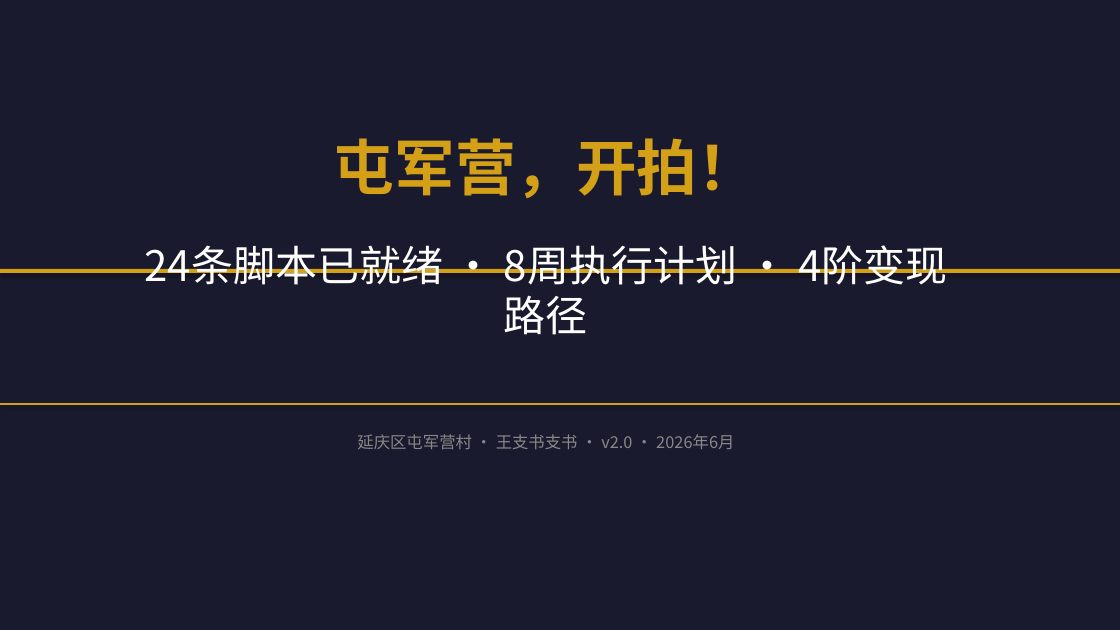
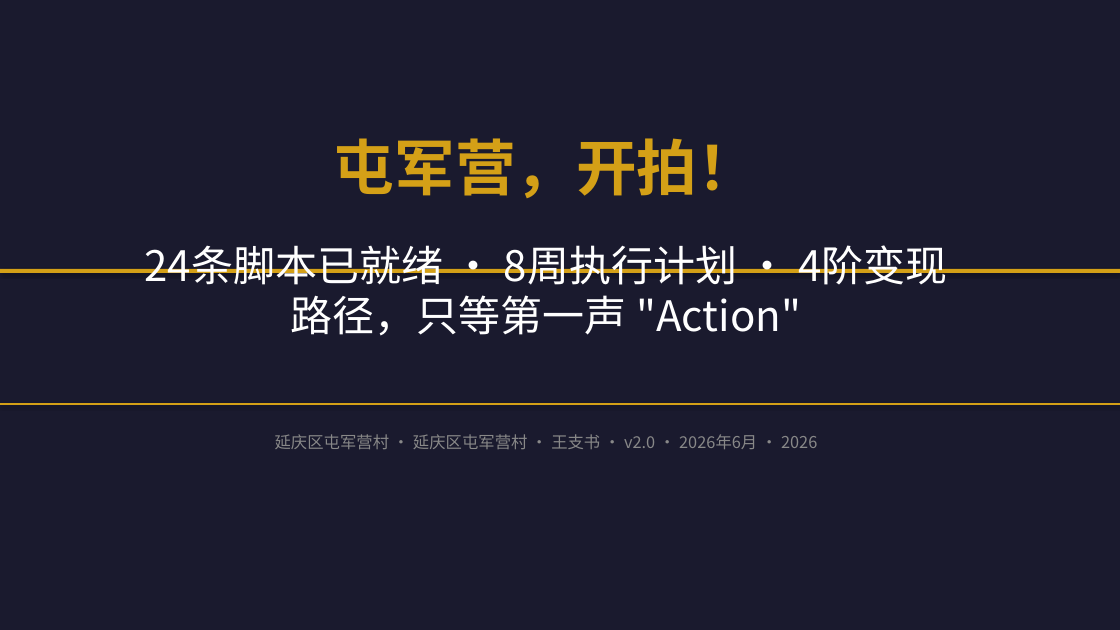
Before and after one commit to 975801846-star/workspace-outputs, a slide deck: slide 28 of tunjunying/plan_v2.pptx (slide 26 before the commit). Drawn at 1120x630 pixels with LibreOffice and Linux fonts; fonts in the diff are those of the drawing. Boxes give left, top, right and bottom in pixels: in the first picture for what was removed or moved away, otherwise in the second. Text is boxed around its words. In the diff, an @@ line names an element or a change of style, - is before the commit and + after.

Commit message:
fix: 24条脚本分4页完整展示（每页6条），28页PPT，已含中性表述+王支书替换

```diff
--- a/tunjunying/plan_v2.pptx
+++ b/tunjunying/plan_v2.pptx
@@ text at <box>145,245,801,336</box>: text changed @@
-24条脚本已就绪 · 8周执行计划 · 4阶变现路径
+24条脚本已就绪 · 8周执行计划 · 4阶变现路径，只等第一声 "Action"
@@ text at <box>275,434,817,449</box>: text changed @@
-延庆区屯军营村 · 王支书支书 · v2.0 · 2026年6月
+延庆区屯军营村 · 延庆区屯军营村 · 王支书 · v2.0 · 2026年6月 · 2026
```
Also in this commit, not shown: 19 other slides changed, 2 slides added.
